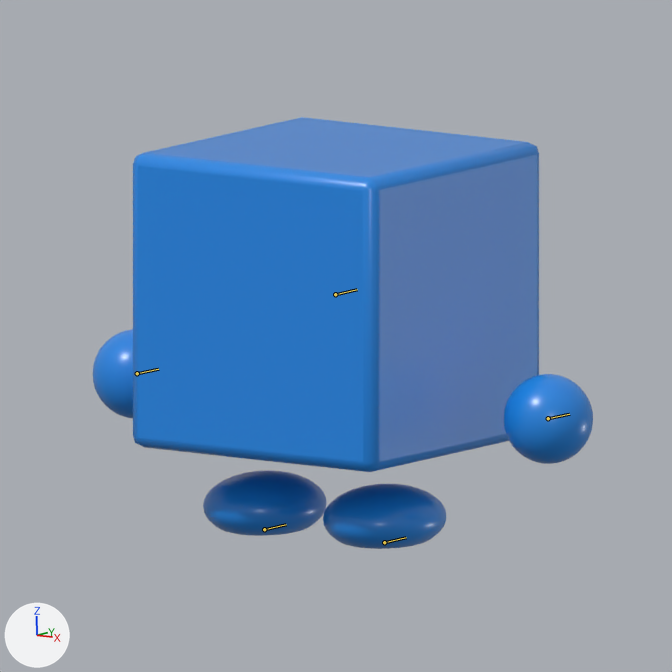
A saved change to the Blender file art/cubio/cubio-animated.blend.
Camera for both pictures: the file's camera 'Camera.ThreeQuarter'. Every picture has the same lights, and +X, +Y and +Z are marked at lower left. The first picture is the older version. The bones that bend it are drawn over the model as lines.

The first picture shows 'Body.Cubio', 'Foot.L', 'Foot.R', 'Hand.L', 'Hand.R'.
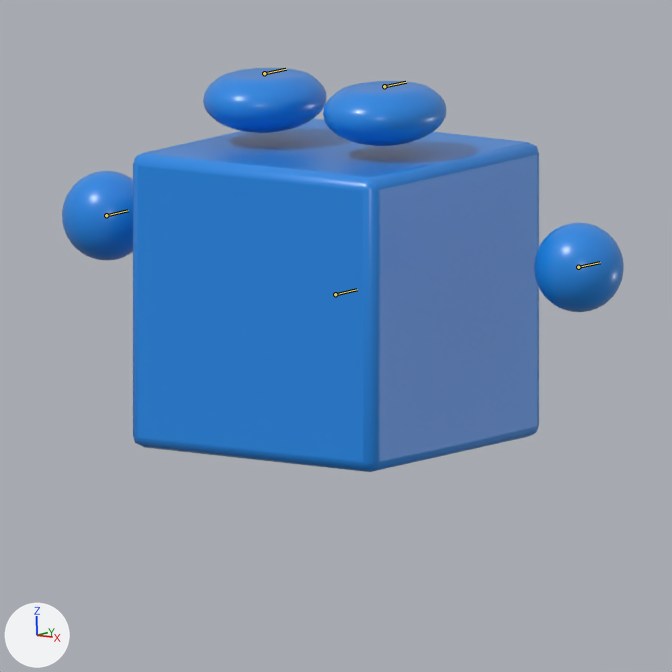
Not drawn themselves, but carrying or shaping drawn objects: ob_body_pivot, ob_hand_l_wrist, ob_hand_r_wrist, ob_foot_l_contact, ob_foot_r_contact.
The newer file adds an action. The first version stands in its rest pose; the second is drawn at frame 9 of the action 'Cubio | Hit'.

Patch to the scene script:
```diff
--- a/art/cubio/cubio-animated.blend.py
+++ b/art/cubio/cubio-animated.blend.py
@@ bone_body @@
 bone_body = bpy.data.objects['Animation.Controls'].pose.bones['Body']
-bone_body.rotation_euler = (0.0, 0.0, 0.0)  # degrees (0, 0, 0)
+bone_body.rotation_euler = (0.0, 3.142, 0.0)  # degrees (0, 180, 0)
@@ bone_hand_l @@
 bone_hand_l = bpy.data.objects['Animation.Controls'].pose.bones['Hand.L']
-bone_hand_l.location = (0.0, 0.0, 0.0)
-bone_hand_l.rotation_euler = (0.0, 0.0, 0.0)  # degrees (0, 0, 0)
+bone_hand_l.location = (3.61, 0.0, 1.05)
+bone_hand_l.rotation_euler = (0.0, 3.142, 0.0)  # degrees (0, 180, 0)
@@ bone_hand_r @@
 bone_hand_r = bpy.data.objects['Animation.Controls'].pose.bones['Hand.R']
-bone_hand_r.location = (0.0, 0.0, 0.0)
-bone_hand_r.rotation_euler = (0.0, 0.0, 0.0)  # degrees (0, 0, 0)
+bone_hand_r.location = (-3.61, 0.0, 1.05)
+bone_hand_r.rotation_euler = (0.0, 3.142, 0.0)  # degrees (0, 180, 0)
@@ bone_foot_l @@
 bone_foot_l = bpy.data.objects['Animation.Controls'].pose.bones['Foot.L']
-bone_foot_l.location = (0.0, 0.0, 0.0)
-bone_foot_l.rotation_euler = (0.0, 0.0, 0.0)  # degrees (0, 0, 0)
+bone_foot_l.location = (0.98, 0.0, 3.09)
+bone_foot_l.rotation_euler = (0.0, 3.142, 0.0)  # degrees (0, 180, 0)
@@ bone_foot_r @@
 bone_foot_r = bpy.data.objects['Animation.Controls'].pose.bones['Foot.R']
-bone_foot_r.location = (0.0, 0.0, 0.0)
-bone_foot_r.rotation_euler = (0.0, 0.0, 0.0)  # degrees (0, 0, 0)
+bone_foot_r.location = (-0.98, 0.0, 3.09)
+bone_foot_r.rotation_euler = (0.0, 3.142, 0.0)  # degrees (0, 180, 0)
```

Location of each change, [x1, y1, x2, y2] in pixels of the pictures (672 x 672 px):
'Foot.L', posed: before [203, 470, 327, 536]; after [323, 81, 446, 146]
'Foot.R', posed: before [323, 484, 446, 549]; after [203, 68, 327, 133]
'Hand.R', posed: before [504, 374, 593, 464]; after [62, 171, 133, 260]
'Hand.L', posed: before [93, 329, 133, 418]; after [534, 223, 624, 312]
bone 'Hand.L', root to tip: before (137, 373) to (158, 369); after (578, 267) to (600, 262)
bone 'Hand.R', root to tip: before (548, 418) to (569, 414); after (106, 215) to (128, 210)
bone 'Foot.L', root to tip: before (264, 529) to (286, 524); after (384, 86) to (406, 82)
bone 'Foot.R', root to tip: before (384, 542) to (406, 537); after (264, 73) to (286, 69)
